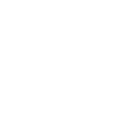
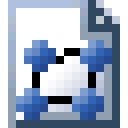
The second 128×128 image is a revision of the first. Changes to its layers:
added group "SEFF Neu Miniatur" with 5 layers above "SEFF Neu" over [16, 40, 112, 120]
added layer "Ebene 46 Kopie 3" (1st of 2, in "SEFF Neu Miniatur") in group "SEFF Neu Miniatur" over [16, 88, 48, 120]
added layer "Ebene 46 Kopie 2" (1st of 2, in "SEFF Neu Miniatur") in group "SEFF Neu Miniatur" over [80, 40, 112, 72]
added layer "Ebene 46 Kopie" (1st of 2, in "SEFF Neu Miniatur") in group "SEFF Neu Miniatur" over [72, 88, 104, 120]
added layer "Ebene 133" in group "SEFF Neu Miniatur" over [24, 40, 56, 72]
added layer "Ebene 132" in group "SEFF Neu Miniatur" over [32, 48, 104, 104]
added layer "New File Underlay" above "Folder Underlay" over [8, 0, 120, 128]
